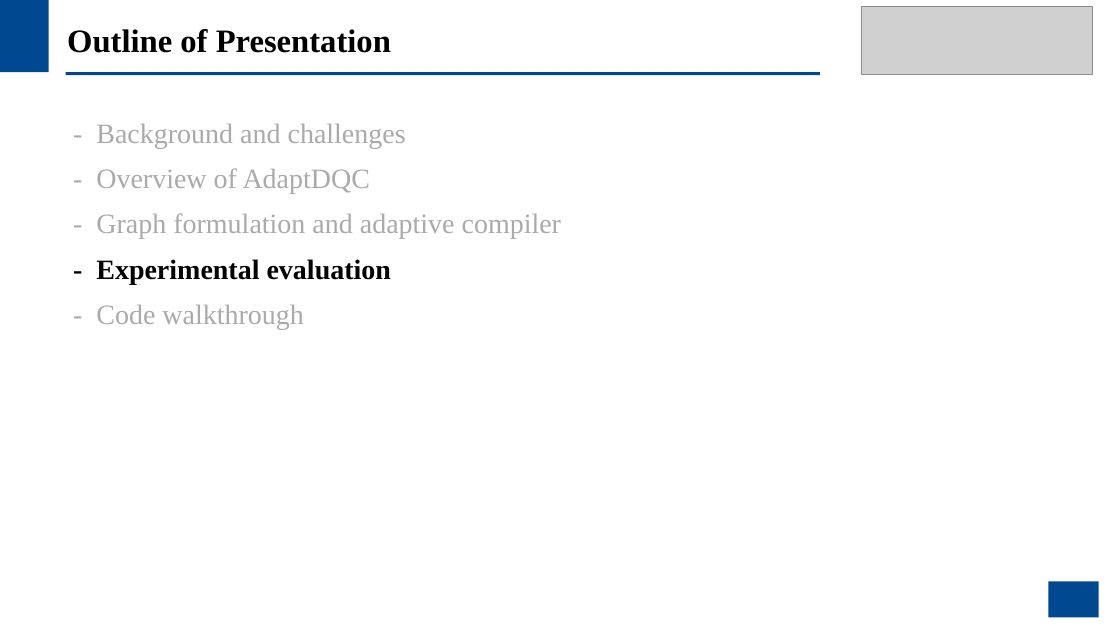
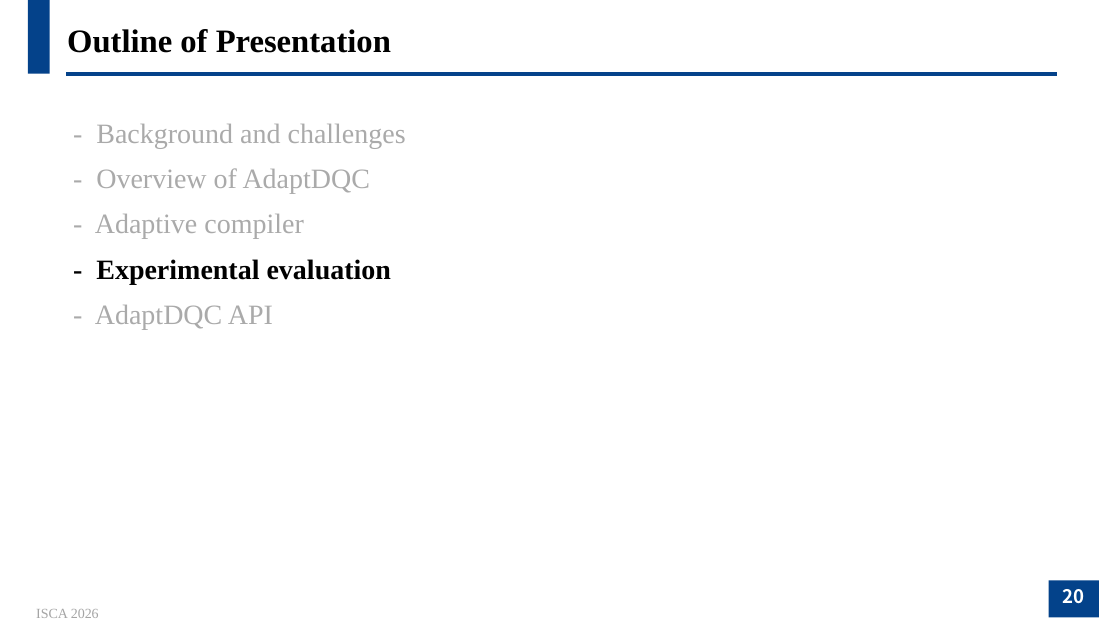
Before and after one commit to JanusQ/Janus4, a slide deck: slide 20 of adaptiveQC/pptx/AdaptDQC_Adaptive_Distributed_Quantum_Computing_With_Quantitative_Performance_Analysis.pptx (slide 23 before the commit). Drawn at 1120x630 pixels with LibreOffice and Linux fonts; fonts in the diff are those of the drawing; grey boxes stand for pictures; background and template pictures are left out. Boxes give left, top, right and bottom in pixels: in the first picture for what was removed or moved away, otherwise in the second. Text is boxed around its words. In the diff, an @@ line names an element or a change of style, - is before the commit and + after.

```diff
--- a/adaptiveQC/pptx/AdaptDQC_Adaptive_Distributed_Quantum_Computing_With_Quantitative_Performance_Analysis.pptx
+++ b/adaptiveQC/pptx/AdaptDQC_Adaptive_Distributed_Quantum_Computing_With_Quantitative_Performance_Analysis.pptx
@@ rectangle removed at (0,0,1120,630) @@
@@ rectangle removed at (0,0,49,72) @@
@@ picture removed at (861,7,1092,74) @@
@@ rectangle removed at (66,72,820,76) @@
@@ line added from (66, 74) to (1058, 74), #04428A 3 pt @@
@@ text at (95,214,303,239): text changed @@
-- Graph formulation and adaptive compiler
+- Adaptive compiler
@@ text at (95,305,273,330): text changed @@
-- Code walkthrough
+- AdaptDQC API
@@ rectangle removed at (1049,581,1099,618) @@
@@ page number added at (1049,581,1099,618), fill #03428A, 16 pt, text #FFFFFF, bold @@
+20
@@ text added at (36,609,99,618), 12 pt, text #A5A5A5 @@
+ISCA 2026
```
Also in this commit, not shown: 23 other slides changed, 4 slides added, 7 slides removed, 1 other file.
